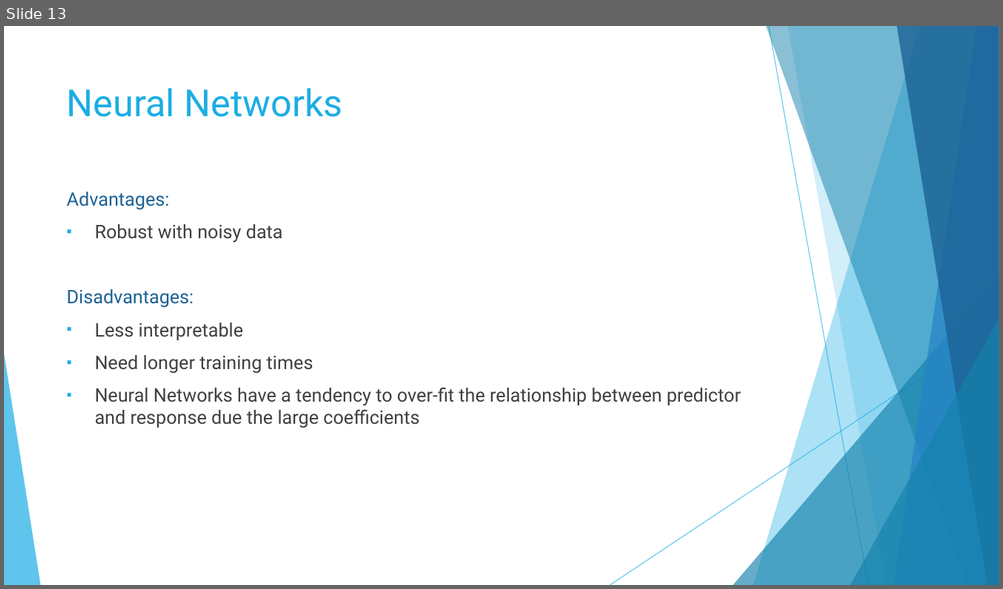
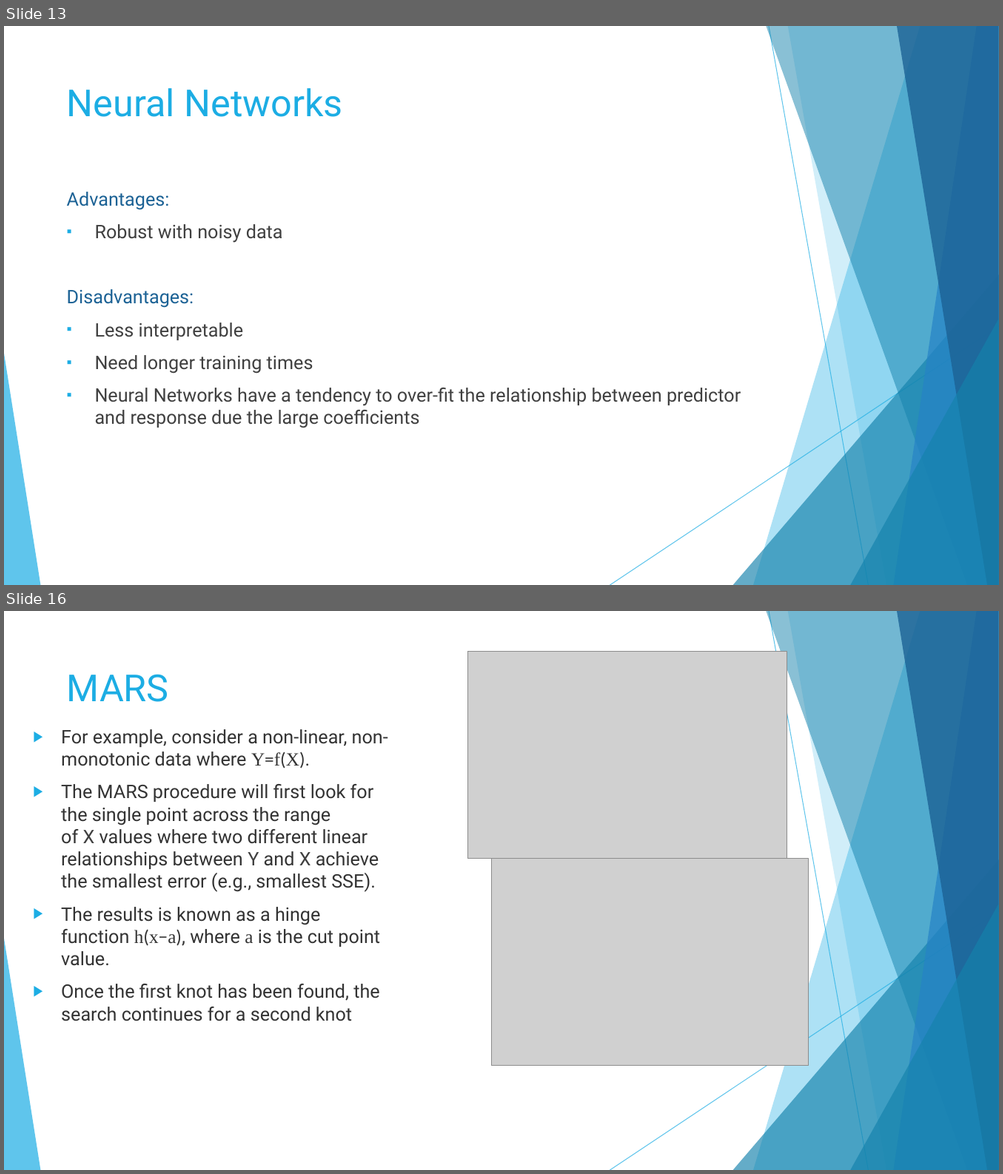
Before and after one commit to GabrielSantos33/Non-linear-regression, a slide deck: Non Linear regression.pptx. Shown one above the other, each under a label of ours: slide 13 before the commit, slides 13 and 16 after it; the slides between them are not shown. The pictures are 1003x589 and 1003x1174 pixels, drawn with LibreOffice and Linux fonts; fonts in the diff are those of the drawing; grey boxes stand for pictures. Boxes give left, top, right and bottom in pixels: in the first picture for what was removed or moved away, otherwise in the second. Text is boxed around its words. In the diff, an @@ line names an element or a change of style, - is before the commit and + after.

```diff
--- a/Non Linear regression.pptx
+++ b/Non Linear regression.pptx
@@ slide 16 added at (4, 611, 999, 1170), background #FFFFFF; not listed: 10 template elements that a slide beside it also shows @@
@@ picture added at (467, 651, 787, 859) @@
@@ title added at (67, 674, 169, 702), 36 pt, text #1CADE4 @@
+MARS
@@ text added at (61, 729, 388, 1022), 18 pt, text #333333 @@
+▶ For example, consider a non-linear, non-monotonic data where Y=f(X).
+▶ The MARS procedure will first look for the single point across the range of X values where two different linear relationships between Y and X achieve the smallest error (e.g., smallest SSE).
+▶ The results is known as a hinge function h(x−a), where a is the cut point value.
+▶ Once the first knot has been found, the search continues for a second knot
@@ picture added at (491, 859, 808, 1066) @@
```
Also in this commit, not shown: 7 slides changed, 10 other slides added, 1 slide removed.
